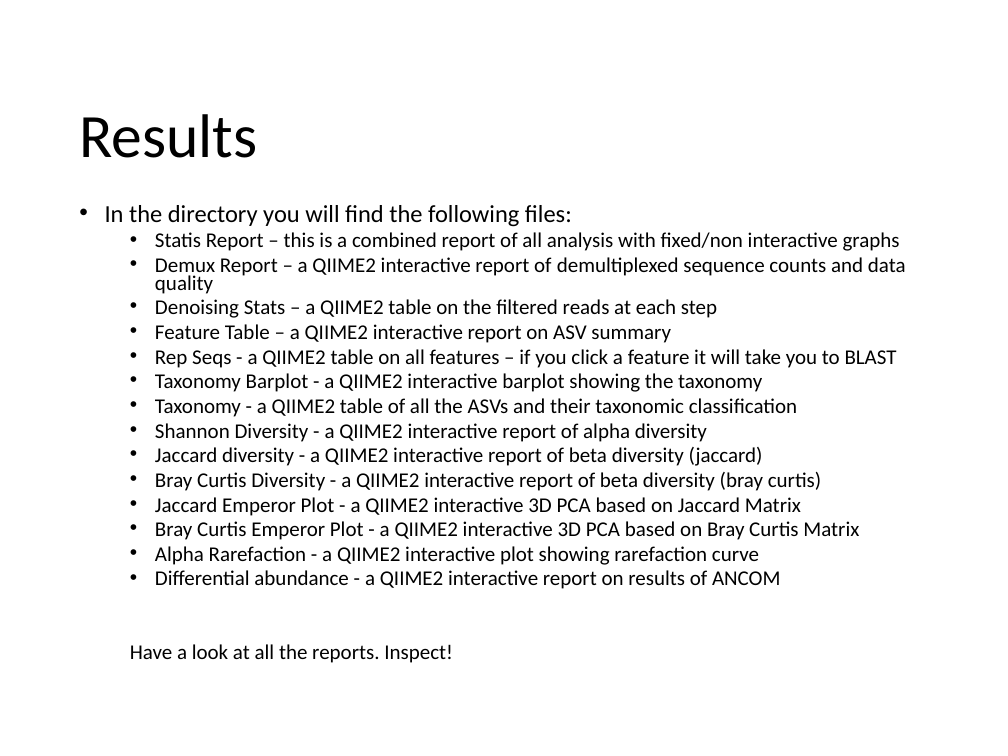
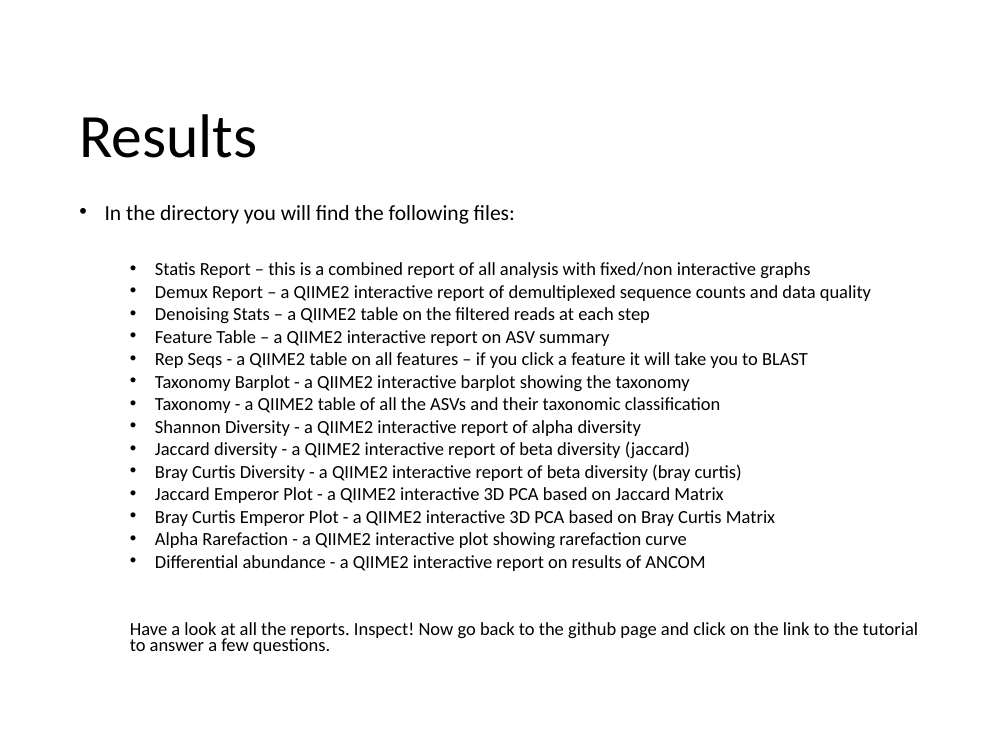
Before and after one commit to zajacn/metagenomics_course_FGCZ, a slide deck: slide 7 of QIIME2.pptx (slide 5 before the commit). Drawn at 1008x756 pixels with LibreOffice and Linux fonts; fonts in the diff are those of the drawing; background and template pictures are left out. Boxes give left, top, right and bottom in pixels: in the first picture for what was removed or moved away, otherwise in the second. Text is boxed around its words. In the diff, an @@ line names an element or a change of style, - is before the commit and + after.

```diff
--- a/QIIME2.pptx
+++ b/QIIME2.pptx
@@ text at box(105, 205, 871, 571): size 17.5 to 15.4 pt in "In the directory you will find the ..."; size 15 to 13.2 pt in "Statis Report – this is a combined ...", "Demux Report – a QIIME2 interactive report ...", "Denoising Stats – a QIIME2 table on ...", "Feature Table – a QIIME2 interactive report ..." and 10 more places @@
@@ text at box(130, 622, 918, 654): text changed; size 15 to 13.2 pt @@
-  Have a look at all the reports. Inspect!
+  Have a look at all the reports. Inspect! Now go back to the github page and click on the link to the tutorial to answer a few questions.
```
Also in this commit, not shown: 1 other slide changed, 2 slides added, 3 other files.
